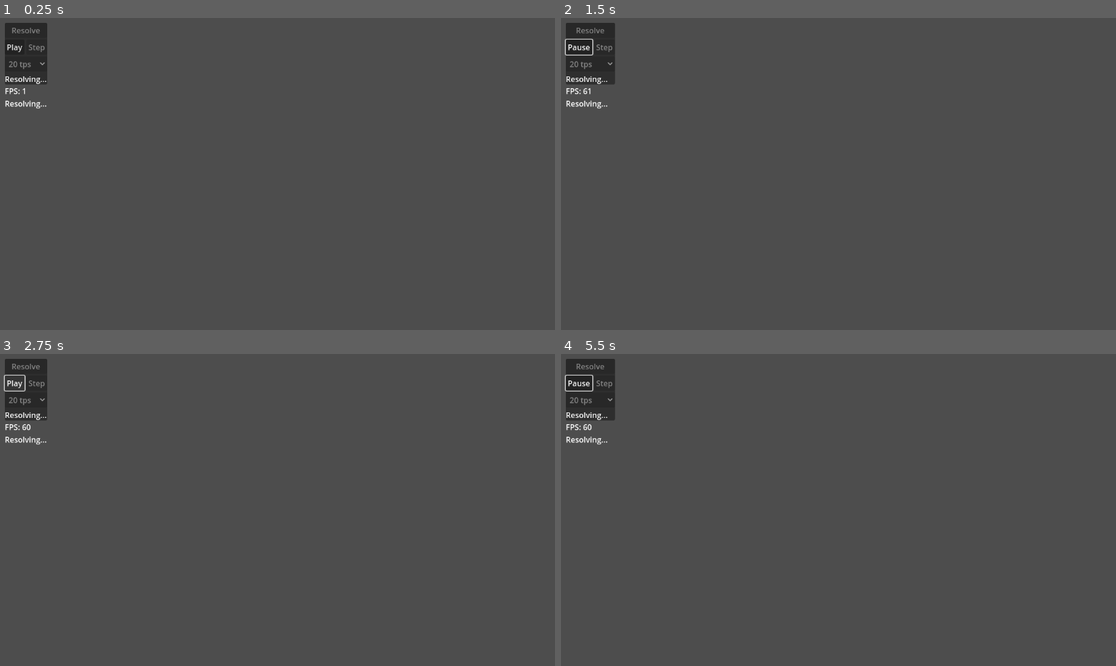
Above: before the commit, frames 1-4 (two rows, left to right).
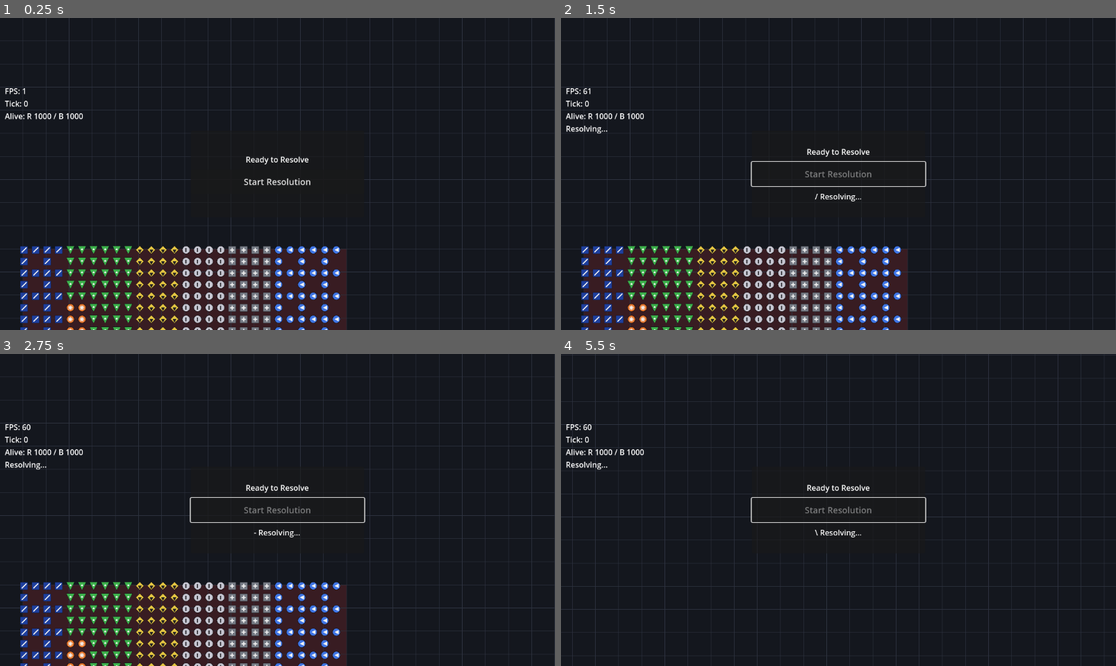
Above: after the commit, the same moments.

Repository: saykrikan-krap/battle-prototype-scale-test-godot
Game: Godot game, scene res://scenes/Main.tscn
The game is run twice, just before and just after one commit, with the same random seed, the same clock (stepped at 60 frames per second) and the same inputs.
Inputs (mouse positions are in pixels of both pictures, inside the frame that each line leads up to):
- Up to frame 1 (0.25 s): no input
- Up to frame 2 (1.5 s): click (577, 46) at 0.5 s, where only the run before the commit has a clickable "Play"; click (838, 180) at 1.25 s, where only the run after the commit has a clickable "Start Resolution"
- Up to frame 3 (2.75 s): click (16, 382) at 2 s, where only the run before the commit has a clickable "Pause"
- Up to frame 4 (5.5 s): click (577, 382) at 2.75 s, where only the run before the commit has a clickable "Play"; move the mouse to (960, 494) at 3.52 s; hold D 3.53-4.28 s; click (960, 494) at 3.67 s; move the mouse to (727, 525) at 4.27 s; hold S 4.28-5.03 s; move the mouse to (894, 441) at 5.02 s; hold D from 5.03 s (still down)

The runs differ from the first frame. In frame 1, 99% of the frame differs, in the area x 0-100%, y 0-100%; in frame 2, 99%; in frame 3, 99%; in frame 4, 99%.

Commit message:
Add start overlay and resolve gating

Diff:
--- a/scenes/Main.gd
+++ b/scenes/Main.gd
@@ -6,6 +6,7 @@
 const BattleView = preload("res://replayer/battle_view.gd")
 const BattleUI = preload("res://ui/battle_ui.gd")
 const ScaleTestV1 = preload("res://scenarios/scale_test_v1.gd")
+const EventLog = preload("res://schema/event_log.gd")
 
 const DEFAULT_TPS = 20
 
@@ -34,7 +35,10 @@
 	_battle_ui.step_requested.connect(_on_step_requested)
 	_battle_ui.speed_changed.connect(_on_speed_changed)
 
-	_start_resolve()
+	var input = ScaleTestV1.build()
+	_show_preview(input)
+	_battle_ui.set_start_overlay_visible(true)
+	_battle_ui.set_resolving(false)
 
 func _process(delta: float) -> void:
 	if _resolving and _resolver_thread != null and not _resolver_thread.is_alive():
@@ -43,8 +47,9 @@
 		_battle_ui.set_resolving(false)
 		_on_resolve_complete(result)
 
-	if _replayer != null and not _resolving:
-		_replayer.update(delta)
+	if _replayer != null:
+		if not _resolving:
+			_replayer.update(delta)
 		_battle_view.render(_replayer)
 
 	_update_debug_overlay()
@@ -54,8 +59,8 @@
 		return
 	_resolving = true
 	_battle_ui.set_resolving(true)
+	_battle_ui.set_start_overlay_visible(true)
 	_battle_ui.set_playing(false)
-	_replayer = null
 	_last_event_log = null
 	_last_result = null
 
@@ -76,6 +81,7 @@
 	_replayer.set_ticks_per_second(_current_tps)
 	_replayer.set_playing(true)
 	_battle_ui.set_playing(true)
+	_battle_ui.set_start_overlay_visible(false)
 
 func _on_play_toggled(playing: bool) -> void:
 	if _replayer == null:
@@ -130,3 +136,30 @@
 		print("Event count: %d" % battle_result.event_count)
 		print("Event hash: %08x" % battle_result.event_hash)
 	get_tree().quit()
+
+func _show_preview(input) -> void:
+	var log = EventLog.new()
+	log.add_event(
+		0,
+		0,
+		BattleConstants.EventType.BATTLE_INIT,
+		input.grid_width,
+		input.grid_height,
+		input.time_limit_ticks,
+		input.unit_count()
+	)
+	for i in range(input.unit_count()):
+		var unit_id = input.unit_ids[i]
+		log.add_event(
+			0,
+			unit_id,
+			BattleConstants.EventType.UNIT_SPAWNED,
+			unit_id,
+			input.unit_sides[i],
+			input.unit_types[i],
+			BattleConstants.encode_pos(input.unit_x[i], input.unit_y[i])
+		)
+	_replayer = BattleReplayer.new()
+	_replayer.initialize_from_log(log)
+	_replayer.set_ticks_per_second(_current_tps)
+	_replayer.set_playing(false)
--- a/ui/battle_ui.gd
+++ b/ui/battle_ui.gd
@@ -12,16 +12,25 @@
 var _speed_option: OptionButton
 var _status_label: Label
 var _debug_label: Label
+var _panel: PanelContainer
+var _start_overlay: PanelContainer
+var _start_button: Button
+var _spinner_label: Label
 
 var _playing: bool = true
+var _resolving: bool = false
+var _spinner_frames = ["|", "/", "-", "\\"]
+var _spinner_index: int = 0
+var _spinner_elapsed: float = 0.0
+var _spinner_interval: float = 0.12
 
 func _ready() -> void:
-	var panel = PanelContainer.new()
-	panel.position = Vector2(10, 10)
-	add_child(panel)
+	_panel = PanelContainer.new()
+	_panel.position = Vector2(10, 10)
+	add_child(_panel)
 
 	var vbox = VBoxContainer.new()
-	panel.add_child(vbox)
+	_panel.add_child(vbox)
 
 	_resolve_button = Button.new()
 	_resolve_button.text = "Resolve"
@@ -58,15 +67,65 @@
 	_debug_label.text = ""
 	add_child(_debug_label)
 
+	_start_overlay = PanelContainer.new()
+	_start_overlay.anchor_left = 0.5
+	_start_overlay.anchor_top = 0.5
+	_start_overlay.anchor_right = 0.5
+	_start_overlay.anchor_bottom = 0.5
+	_start_overlay.offset_left = -180
+	_start_overlay.offset_top = -90
+	_start_overlay.offset_right = 180
+	_start_overlay.offset_bottom = 90
+	add_child(_start_overlay)
+
+	var overlay_box = VBoxContainer.new()
+	overlay_box.alignment = BoxContainer.ALIGNMENT_CENTER
+	overlay_box.size_flags_horizontal = Control.SIZE_EXPAND_FILL
+	overlay_box.size_flags_vertical = Control.SIZE_EXPAND_FILL
+	overlay_box.add_theme_constant_override("separation", 10)
+	_start_overlay.add_child(overlay_box)
+
+	var title = Label.new()
+	title.text = "Ready to Resolve"
+	title.horizontal_alignment = HORIZONTAL_ALIGNMENT_CENTER
+	overlay_box.add_child(title)
+
+	_start_button = Button.new()
+	_start_button.text = "Start Resolution"
+	_start_button.custom_minimum_size = Vector2(260, 50)
+	_start_button.size_flags_horizontal = Control.SIZE_EXPAND_FILL
+	_start_button.add_theme_font_size_override("font_size", 18)
+	_start_button.pressed.connect(_on_resolve_pressed)
+	overlay_box.add_child(_start_button)
+
+	_spinner_label = Label.new()
+	_spinner_label.text = ""
+	_spinner_label.visible = false
+	_spinner_label.horizontal_alignment = HORIZONTAL_ALIGNMENT_CENTER
+	overlay_box.add_child(_spinner_label)
+
+	set_start_overlay_visible(true)
+
 func set_resolving(resolving: bool) -> void:
+	_resolving = resolving
 	_resolve_button.disabled = resolving
 	_step_button.disabled = resolving
 	_speed_option.disabled = resolving
+	_start_button.disabled = resolving
 	_status_label.text = "Resolving..." if resolving else ""
+	_spinner_label.visible = resolving
+	if resolving:
+		_spinner_index = 0
+		_spinner_elapsed = 0.0
+		_spinner_label.text = "%s Resolving..." % _spinner_frames[_spinner_index]
 
 func set_playing(playing: bool) -> void:
 	_playing = playing
 	_play_button.text = "Pause" if playing else "Play"
+
+func set_start_overlay_visible(visible: bool) -> void:
+	_start_overlay.visible = visible
+	_panel.visible = not visible
 
 func set_debug_text(text: String) -> void:
 	_debug_label.text = text
@@ -85,3 +144,13 @@
 func _on_speed_selected(index: int) -> void:
 	var tps = _speed_option.get_item_id(index)
 	emit_signal("speed_changed", tps)
+
+func _process(delta: float) -> void:
+	if not _resolving:
+		return
+	_spinner_elapsed += delta
+	if _spinner_elapsed < _spinner_interval:
+		return
+	_spinner_elapsed = 0.0
+	_spinner_index = (_spinner_index + 1) % _spinner_frames.size()
+	_spinner_label.text = "%s Resolving..." % _spinner_frames[_spinner_index]
